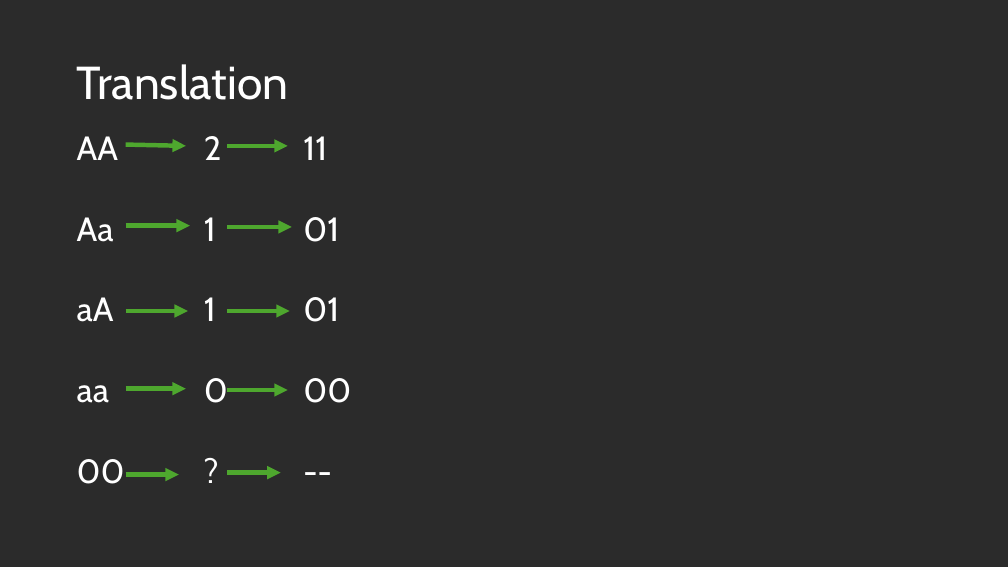
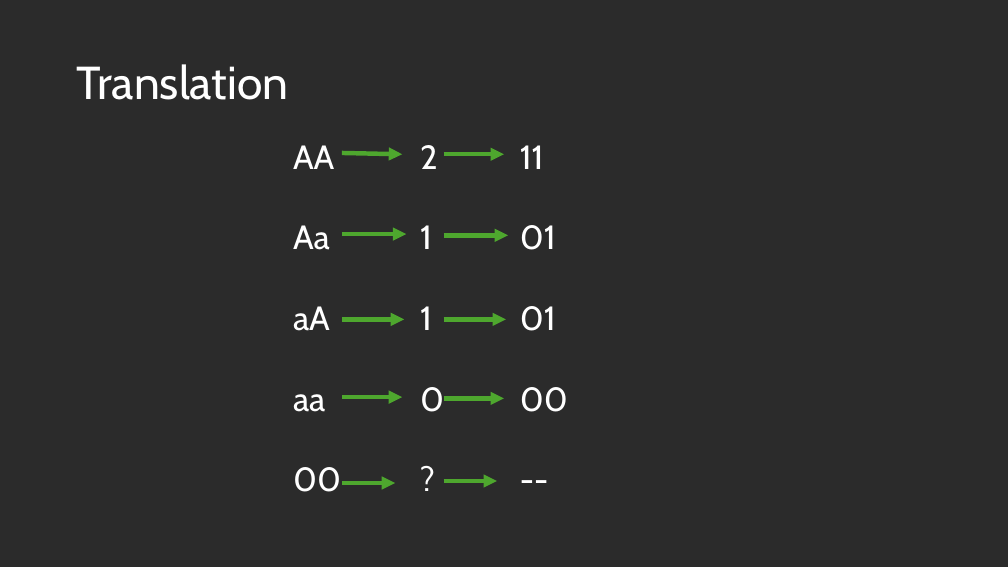
Before and after one commit to us-ja/GWAS_Internship_2025, a slide deck: slide 6 of Presentation/End_of_internship.pptx. Drawn at 1008x567 pixels with LibreOffice and Linux fonts; fonts in the diff are those of the drawing; background and template pictures are left out; a plain dark background stands for a picture behind light text. Boxes give left, top, right and bottom in pixels: in the first picture for what was removed or moved away, otherwise in the second. Text is boxed around its words. In the diff, an @@ line names an element or a change of style, - is before the commit and + after.

```diff
--- a/Presentation/End_of_internship.pptx
+++ b/Presentation/End_of_internship.pptx
@@ 10 arrows, 1 text: place and size @@
-10 arrows, 1 text at box(77, 136, 351, 484)
+10 arrows, 1 text at box(293, 145, 568, 492)
```
Also in this commit, not shown: 4 other slides changed, 6 slides added, 2 slides removed.
